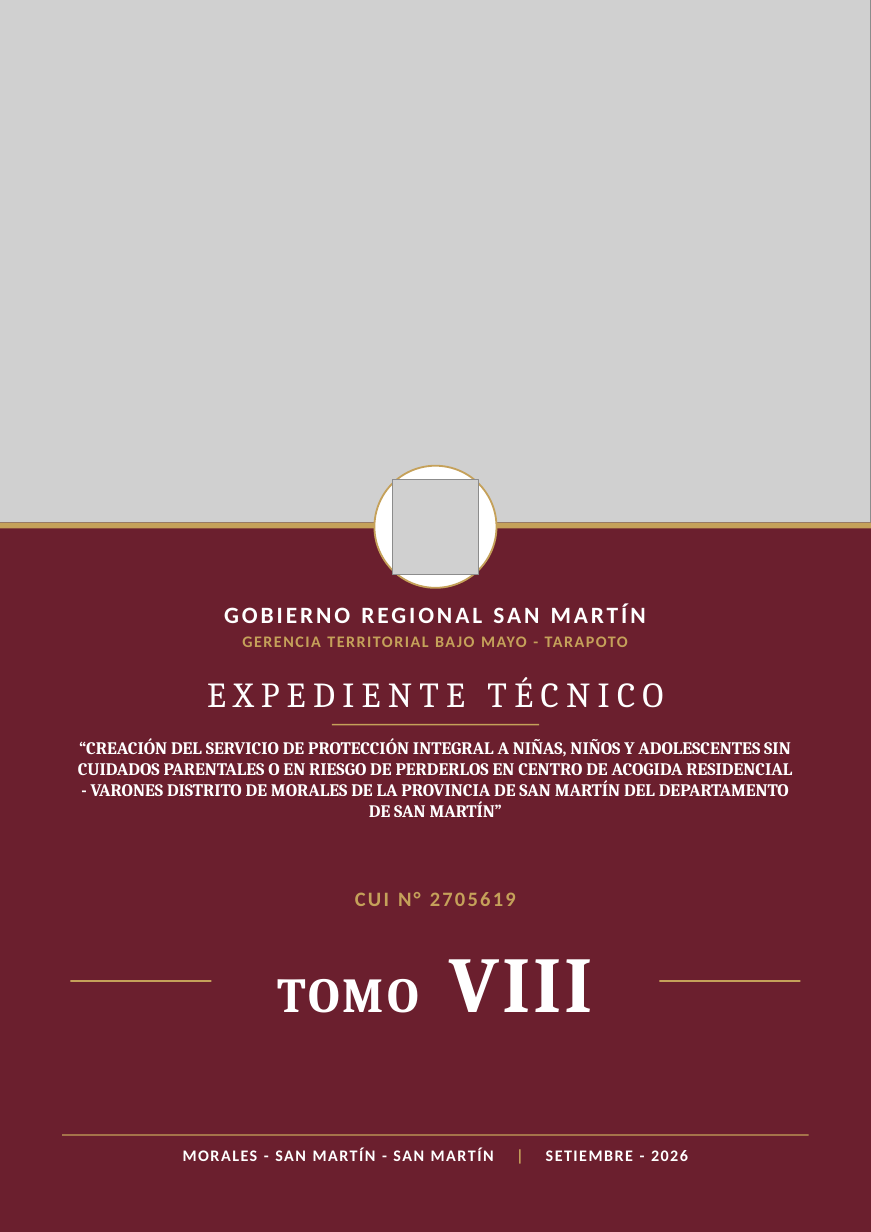
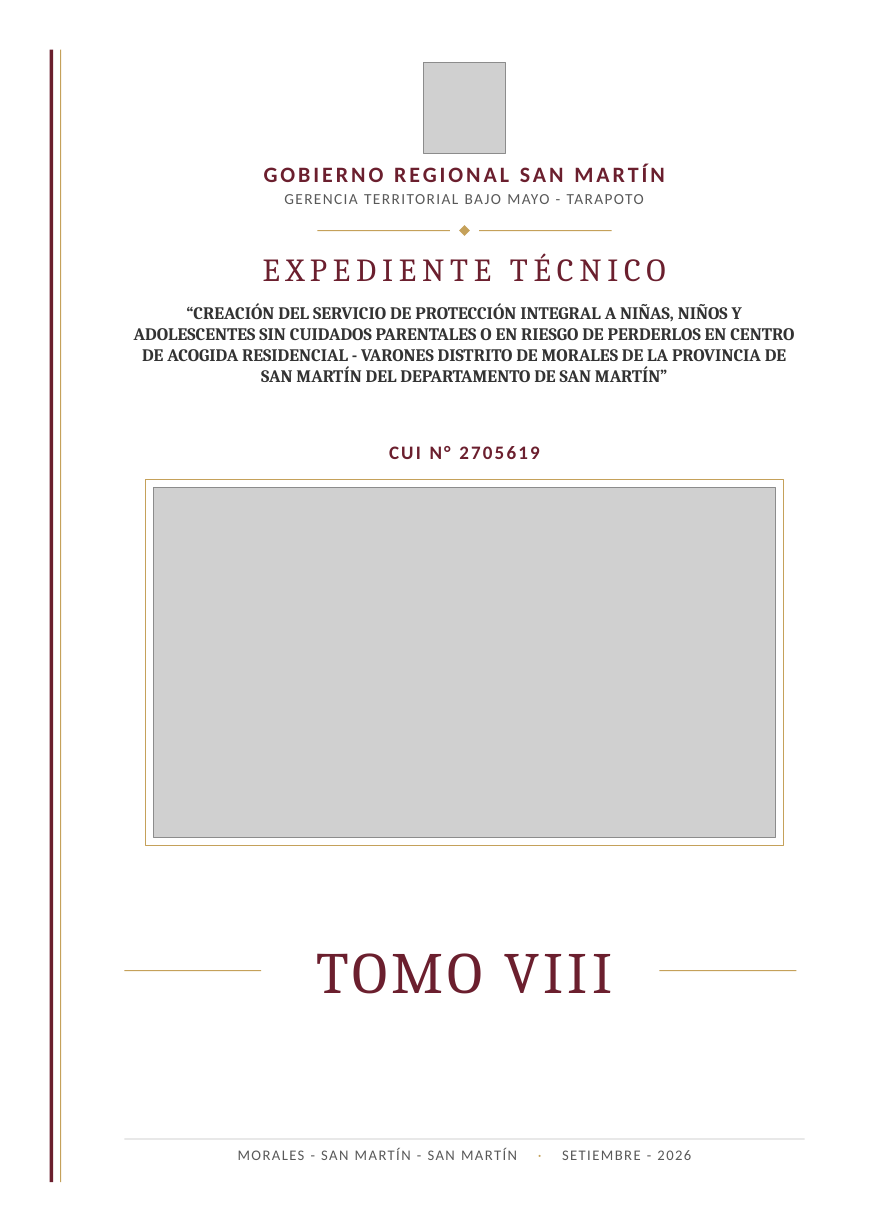
Before and after one commit to josedelcarmenpizarrosuarez10-debug/holaaa, a slide deck: slide 8 of entregables_varones/CARATULAS_TOMOS_I_AL_X_CAR_VARONES.pptx. Drawn at 871x1232 pixels with LibreOffice and Linux fonts; fonts in the diff are those of the drawing; grey boxes stand for pictures. Boxes give left, top, right and bottom in pixels: in the first picture for what was removed or moved away, otherwise in the second. Text is boxed around its words. In the diff, an @@ line names an element or a change of style, - is before the commit and + after.

```diff
--- a/entregables_varones/CARATULAS_TOMOS_I_AL_X_CAR_VARONES.pptx
+++ b/entregables_varones/CARATULAS_TOMOS_I_AL_X_CAR_VARONES.pptx
@@ rectangle resized from (x1=0, y1=522, x2=871, y2=1231) to (x1=50, y1=50, x2=53, y2=1182) @@
@@ rectangle resized from (x1=0, y1=522, x2=871, y2=529) to (x1=60, y1=50, x2=61, y2=1182) @@
@@ picture resized from (x1=393, y1=479, x2=478, y2=575) to (x1=423, y1=62, x2=506, y2=154) @@
@@ text "GOBIERNO REGIONAL SAN MARTÍN" moved from (x1=224, y1=603, x2=646, y2=623) to (x1=264, y1=164, x2=664, y2=182) @@
@@ text "GOBIERNO REGIONAL SAN MARTÍN" at (x1=264, y1=164, x2=664, y2=182): size 16 to 15 pt, text colour #FFFFFF to #6B1F2E @@
@@ text "GERENCIA TERRITORIAL BAJO MAYO - ..." moved from (x1=242, y1=636, x2=628, y2=647) to (x1=284, y1=194, x2=644, y2=204) @@
@@ text "GERENCIA TERRITORIAL BAJO MAYO - ..." at (x1=284, y1=194, x2=644, y2=204): size 11 to 10.5 pt, text colour #C5A15A to #595959, bold off @@
@@ rectangle added at (x1=317, y1=231, x2=450, y2=232), fill #C5A15A @@
@@ diamond added at (x1=459, y1=225, x2=470, y2=236), fill #C5A15A @@
@@ rectangle added at (x1=479, y1=231, x2=612, y2=232), fill #C5A15A @@
@@ text "EXPEDIENTE TÉCNICO" moved from (x1=207, y1=677, x2=663, y2=708) to (x1=263, y1=253, x2=666, y2=282) @@
@@ text "EXPEDIENTE TÉCNICO" at (x1=263, y1=253, x2=666, y2=282): size 24 to 22 pt, text colour #FFFFFF to #6B1F2E, letter spacing 5 to 4 pt @@
@@ text "“CREACIÓN DEL SERVICIO DE PROTECCIÓN ..." moved from (x1=78, y1=738, x2=792, y2=817) to (x1=134, y1=303, x2=794, y2=382) @@
@@ text "“CREACIÓN DEL SERVICIO DE PROTECCIÓN ..." at (x1=134, y1=303, x2=794, y2=382): text colour #FFFFFF to #333333 @@
@@ text "CUI N° 2705619" moved from (x1=355, y1=892, x2=516, y2=906) to (x1=389, y1=446, x2=539, y2=459) @@
@@ text "CUI N° 2705619" at (x1=389, y1=446, x2=539, y2=459): size 14 to 13 pt, text colour #C5A15A to #6B1F2E @@
@@ rectangle added at (x1=145, y1=479, x2=784, y2=846), outline #C5A15A 0.75 pt @@
@@ ellipse removed at (x1=374, y1=466, x2=496, y2=588) @@
@@ picture resized from (x1=0, y1=0, x2=871, y2=522) to (x1=154, y1=488, x2=776, y2=837) @@
@@ rectangle removed at (x1=332, y1=724, x2=539, y2=726) @@
@@ text "TOMO VIII" moved from (x1=278, y1=959, x2=592, y2=1013) to (x1=316, y1=953, x2=612, y2=994) @@
@@ text "TOMO VIII" at (x1=316, y1=953, x2=612, y2=994): size 33.5 to 40 pt in "TOMO"; size 54 to 40 pt in "VIII"; text colour #FFFFFF to #6B1F2E, letter spacing 2 to 3 pt, bold off @@
@@ rectangle resized from (x1=71, y1=979, x2=212, y2=982) to (x1=124, y1=970, x2=261, y2=971) @@
@@ rectangle resized from (x1=659, y1=979, x2=800, y2=982) to (x1=659, y1=970, x2=796, y2=971) @@
@@ rectangle resized from (x1=62, y1=1134, x2=809, y2=1135) to (x1=124, y1=1139, x2=805, y2=1140) @@
@@ rectangle at (x1=124, y1=1139, x2=805, y2=1140): fill #C5A15A to #BFBFBF @@
@@ text at (x1=238, y1=1148, x2=691, y2=1160): text changed; size 11 to 10 pt; text colour #FFFFFF to #595959; bold off @@
-MORALES - SAN MARTÍN - SAN MARTÍN | SETIEMBRE - 2026
+MORALES - SAN MARTÍN - SAN MARTÍN · SETIEMBRE - 2026
```
Also in this commit, not shown: 9 other slides changed, 8 other files.
